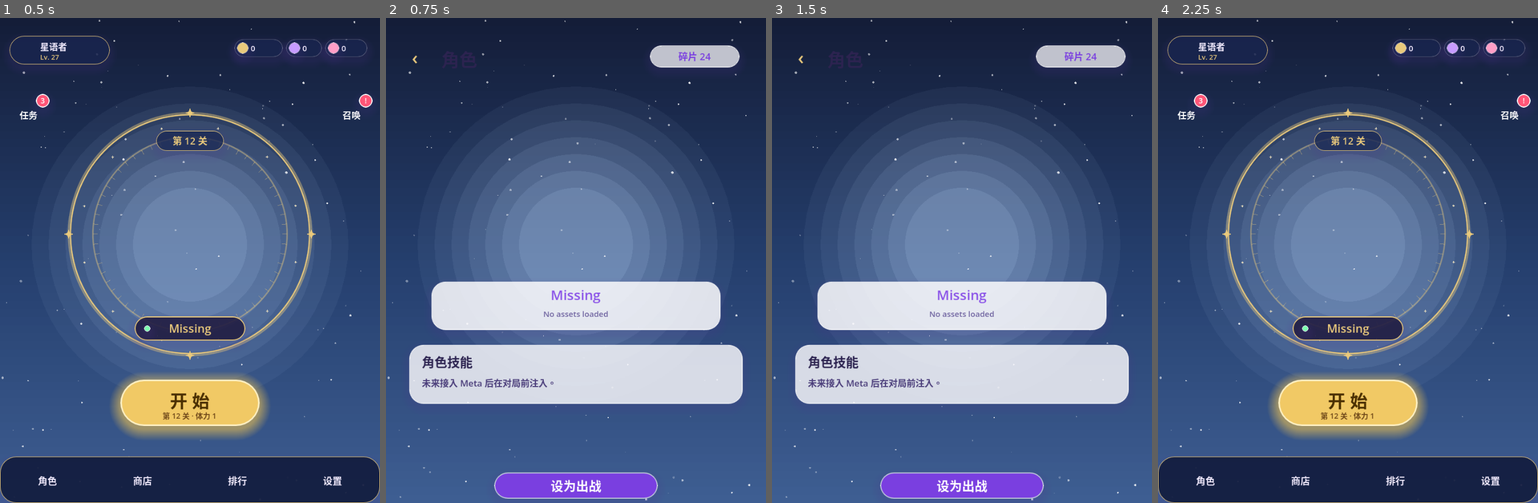
Above: before the commit, frames 1-4 (left to right).
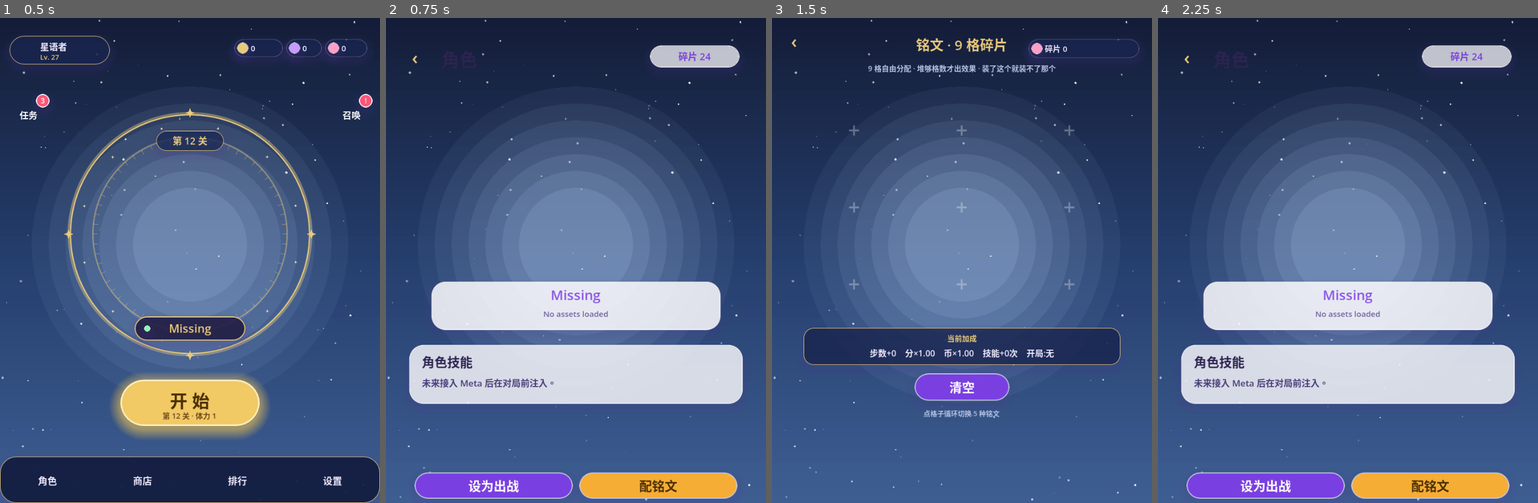
Above: after the commit, the same moments.

Repository: kumaloha/Polaris
Game: Godot game, scene res://main.tscn
Two runs of this game, one before a commit and one after it. Both use one fixed random seed, a clock stepped at 60 frames per second and the inputs below.
Inputs (mouse positions are in pixels of both pictures, inside the frame that each line leads up to):
- Up to frame 1 (0.5 s): no input
- Up to frame 2 (0.75 s): click "角色" at 0.5 s
- Up to frame 3 (1.5 s): click (1045, 483) at 1.25 s, where only the run after the commit has a clickable "配铭文"
- Up to frame 4 (2.25 s): click "‹" at 2 s

Frame 1 is identical in both runs. In frame 2, 3.7% of the frame differs, in the area x 7-93%, y 93-100%; in frame 3, 25%; in frame 4, 35%, in the area x 0-100%, y 3-100%.

Commit message:
feat(ui): 铭文屏(9格碎片编辑器) + 角色屏配铭文入口,养成深度打通
_show_enchants: 3×3 九格编辑全局铭文页——点格子在 5 种(步数/积分/金币/技能/开局)+空 间循环切换;每格显色+名+一句话效果;底部实时聚合加成(Enchants.aggregate: 步数+N/分×M/币×K/技能+J/开局直线·彩球)+清空。忠于 doc 02 §2.1(9格自由分配、取舍=格子上限,不耗碎片)与 enchants.gd(计数制)。

角色屏加'配铭文'按钮→_show_enchants(与'设为出战'并排)。该页经 meta.loadout()→board.apply_loadout 真实影响对局(步数/倍率/开局特效)。

验证: 种页加成正确(3步数→+1步,3开局→直线)、循环切换+存档生效、截图。养成全环: 抽卡→看技能→配铭文→出战→对局loadout生效→结算入账。GDScript 120 全绿。

Co-Authored-By: Claude Opus 4.8 <noreply@anthropic.com>

🤖 Generated with [Claude Code](https://claude.com/claude-code)

Diff:
--- a/godot/ui/app.gd
+++ b/godot/ui/app.gd
@@ -4,12 +4,23 @@
 const GameScript := preload("res://view/game.gd")
 const CelestialBg := preload("res://ui/celestial_bg.gd")
 const MetaState := preload("res://meta/meta_state.gd")
+const Enchants := preload("res://meta/enchants.gd")
 
 # 占星风配色
 const C_GOLD := Color("e9c97c")
 const C_GOLD_DEEP := Color("c79a4a")
 const C_INK := Color("f3ecff")
 const C_INK_DIM := Color("b9c4e6")
+
+# 5 种铭文的展示(名/色/一句话效果)
+const ENCHANT_INFO := {
+	"moves": {"name": "步数", "color": "6db6ff", "eff": "每3格+1步(6格封顶+2)"},
+	"score": {"name": "积分", "color": "f6ad36", "eff": "每格分数+5%"},
+	"coins": {"name": "金币", "color": "ff9f43", "eff": "每格金币+5%"},
+	"skill_uses": {"name": "技能", "color": "9d6cf0", "eff": "每6格技能多用1次"},
+	"opening": {"name": "开局", "color": "ff6fb6", "eff": "3格开局直线/6格彩球"},
+}
+const ENCHANT_CYCLE := ["", "moves", "score", "coins", "skill_uses", "opening"]
 
 const VIEW_W := 720.0
 const VIEW_H := 920.0
@@ -132,11 +143,15 @@
 		strip.add_child(_character_thumb(i))
 
 	var equip_text := "门面角色" if not bool(hero.get("playable", true)) else "设为出战"
-	var equip := _button(equip_text, Rect2(205, 862, 310, 50), Color("9d6cf0"), Color("7a3fe0"))
+	var equip := _button(equip_text, Rect2(54, 862, 300, 50), Color("9d6cf0"), Color("7a3fe0"))
 	equip.disabled = not bool(hero.get("playable", true))
 	if not equip.disabled:
 		equip.pressed.connect(Callable(self, "_equip_current"))
 	add_child(equip)
+	var runes := _button("配铭文", Rect2(366, 862, 300, 50), Color("ffd874"), Color("f6ad36"))
+	runes.add_theme_color_override("font_color", Color("4a2f00"))
+	runes.pressed.connect(Callable(self, "_show_enchants"))
+	add_child(runes)
 
 
 func _show_game() -> void:
@@ -574,6 +589,92 @@
 	add_child(ok)
 
 
+# 铭文屏：9 格碎片编辑器(全局页)。点格子循环切 5 种;实时显示聚合加成。
+func _show_enchants() -> void:
+	_clear()
+	_add_gradient_background(false)
+	var back := _round_button("‹", Rect2(18, 18, 48, 48))
+	back.z_index = 50
+	back.pressed.connect(Callable(self, "_show_character"))
+	add_child(back)
+	add_child(_label("铭文 · 9 格碎片", Rect2(0, 30, VIEW_W, 40), 26, C_GOLD))
+	var fz: int = meta.fragments if meta != null else 0
+	_res_chip(Color("ff9ec7"), "碎片 %d" % fz, Rect2(486, 40, 210, 36))
+	add_child(_label("9 格自由分配 · 堆够格数才出效果 · 装了这个就装不了那个", Rect2(0, 84, VIEW_W, 22), 14, C_INK_DIM))
+
+	var page := _enchant_page()
+	var cell := 188.0
+	var ch := 130.0
+	var gap := 16.0
+	var gx := (VIEW_W - 3.0 * cell - 2.0 * gap) / 2.0
+	for i in 9:
+		var col := i % 3
+		var row := i / 3
+		_enchant_slot(i, String(page[i]), Rect2(gx + col * (cell + gap), 148.0 + row * (ch + gap), cell, ch))
+
+	var agg := Enchants.aggregate(page)
+	var op := int(agg.get("opening_special", 0))
+	var op_txt := "彩球" if op == 4 else ("直线" if op == 1 else "无")
+	var summary := "步数+%d    分×%.2f    币×%.2f    技能+%d次    开局:%s" % [
+		int(agg.get("extra_moves", 0)), float(agg.get("score_mult", 1.0)), float(agg.get("coin_mult", 1.0)),
+		int(agg.get("extra_skill_uses", 0)), op_txt]
+	var ap := _dark_panel(Rect2(60, 588, 600, 70), 18, C_GOLD, 1)
+	add_child(ap)
+	ap.add_child(_inner_label("当前加成", Rect2(0, 8, 600, 22), 14, C_GOLD))
+	ap.add_child(_inner_label(summary, Rect2(0, 34, 600, 26), 16, C_INK))
+
+	var clear := _button("清空", Rect2(270, 674, 180, 52), Color("9d6cf0"), Color("7a3fe0"))
+	clear.pressed.connect(Callable(self, "_clear_enchants"))
+	add_child(clear)
+	add_child(_label("点格子循环切换 5 种铭文", Rect2(0, 738, VIEW_W, 22), 13, C_INK_DIM))
+
+
+func _enchant_page() -> Array:
+	if meta == null:
+		return ["", "", "", "", "", "", "", "", ""]
+	while meta.enchant_page.size() < 9:
+		meta.enchant_page.append("")
+	return meta.enchant_page
+
+
+func _enchant_slot(idx: int, type: String, rect: Rect2) -> void:
+	var has: bool = ENCHANT_INFO.has(type)
+	var btn := Button.new()
+	btn.position = rect.position
+	btn.size = rect.size
+	btn.flat = true
+	var fill: Color = Color(ENCHANT_INFO[type]["color"]) if has else Color(0.10, 0.15, 0.30, 0.6)
+	var border: Color = C_GOLD if has else Color(1, 1, 1, 0.18)
+	btn.add_theme_stylebox_override("normal", _style(fill, 18, border, 2))
+	btn.add_theme_stylebox_override("hover", _style(fill.lightened(0.10), 18, C_GOLD, 2))
+	btn.add_theme_stylebox_override("pressed", _style(fill.darkened(0.10), 18, C_GOLD, 2))
+	btn.pressed.connect(Callable(self, "_cycle_enchant").bind(idx))
+	add_child(btn)
+	if has:
+		btn.add_child(_inner_label(String(ENCHANT_INFO[type]["name"]), Rect2(0, 26, rect.size.x, 32), 25, Color("2a1c00")))
+		btn.add_child(_inner_label(String(ENCHANT_INFO[type]["eff"]), Rect2(8, 78, rect.size.x - 16, 36), 12, Color(0.22, 0.16, 0.0, 0.85)))
+	else:
+		btn.add_child(_inner_label("+", Rect2(0, 36, rect.size.x, 44), 40, Color(1, 1, 1, 0.30)))
+
+
+func _cycle_enchant(idx: int) -> void:
+	if meta == null:
+		return
+	var page := _enchant_page()
+	var cur := ENCHANT_CYCLE.find(String(page[idx]))
+	page[idx] = ENCHANT_CYCLE[(maxi(cur, 0) + 1) % ENCHANT_CYCLE.size()]
+	meta.save()
+	_show_enchants()
+
+
+func _clear_enchants() -> void:
+	if meta == null:
+		return
+	meta.enchant_page = ["", "", "", "", "", "", "", "", ""]
+	meta.save()
+	_show_enchants()
+
+
 func _skill_name(character: Dictionary) -> String:
 	if character.has("skill_name"):
 		return String(character["skill_name"])
